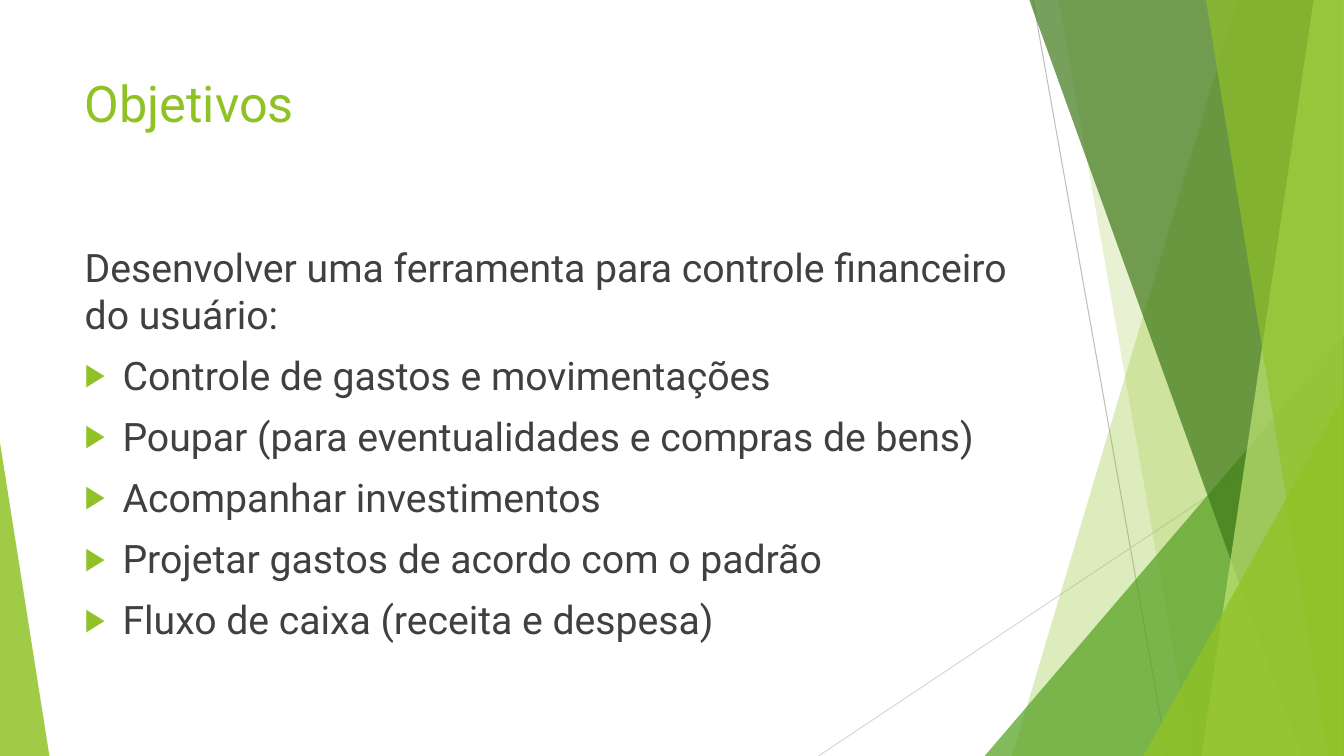
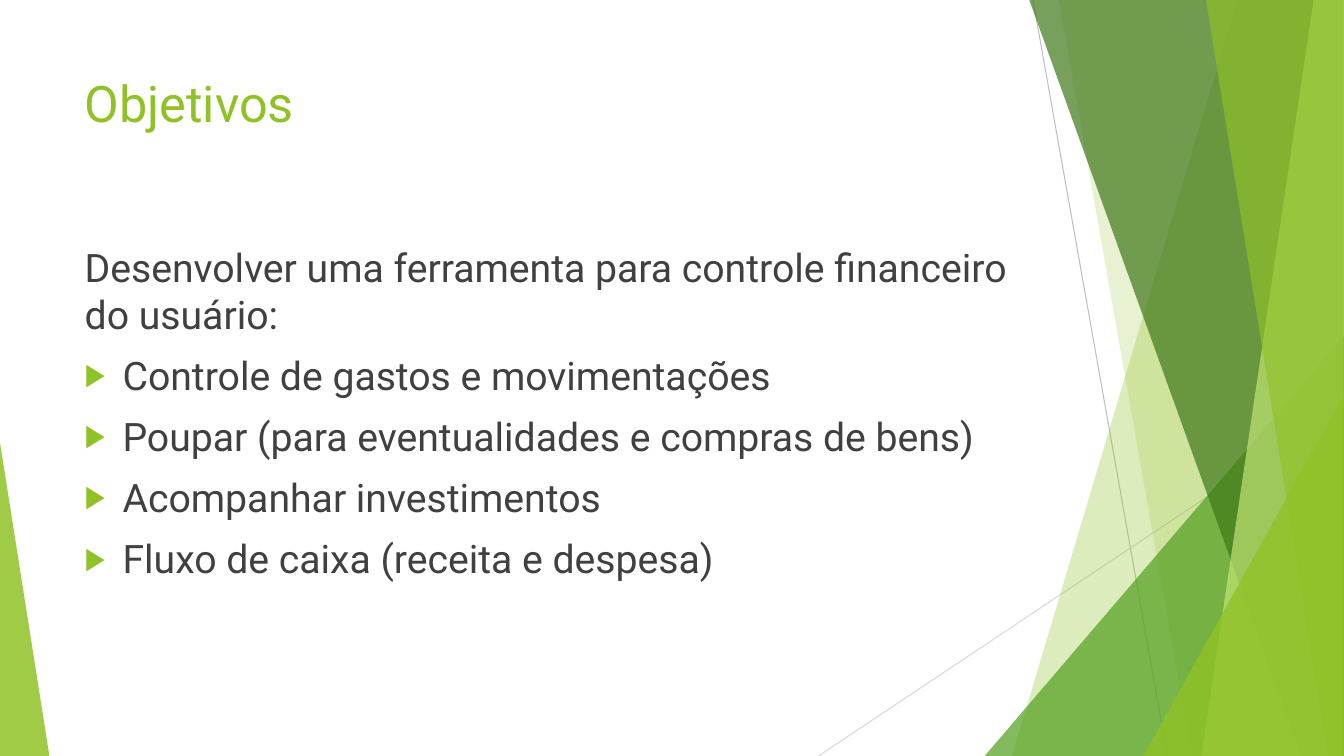
Before and after one commit to GArmane/Jarbas, a slide deck: slide 4 of docs/Apresentação Teste TCC.pptx. Drawn at 1344x756 pixels with LibreOffice and Linux fonts; fonts in the diff are those of the drawing. Boxes give left, top, right and bottom in pixels: in the first picture for what was removed or moved away, otherwise in the second. Text is boxed around its words. In the diff, an @@ line names an element or a change of style, - is before the commit and + after.

```diff
--- a/docs/Apresentação Teste TCC.pptx
+++ b/docs/Apresentação Teste TCC.pptx
@@ text at bbox=[123, 543, 821, 582]: paragraph removed @@
-▶ Projetar gastos de acordo com o padrão
```
Also in this commit, not shown: 4 other files.
